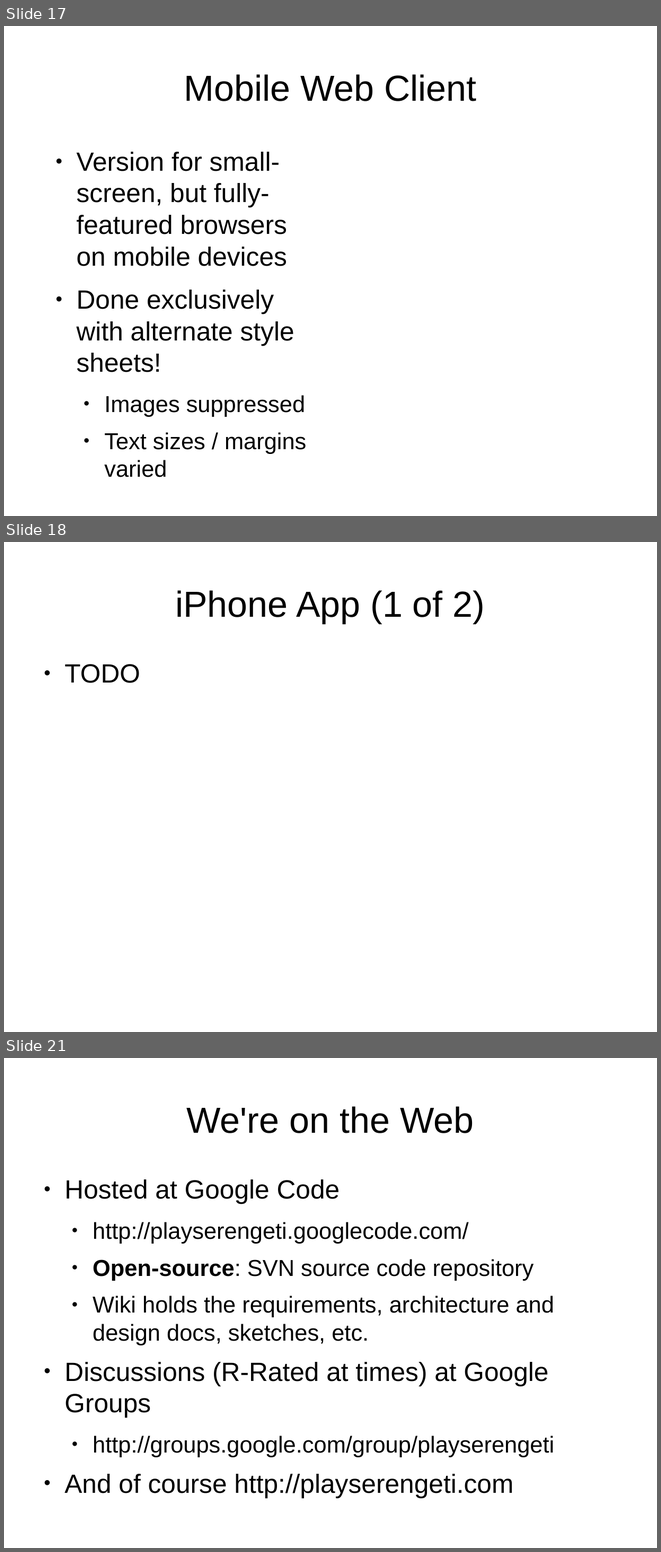
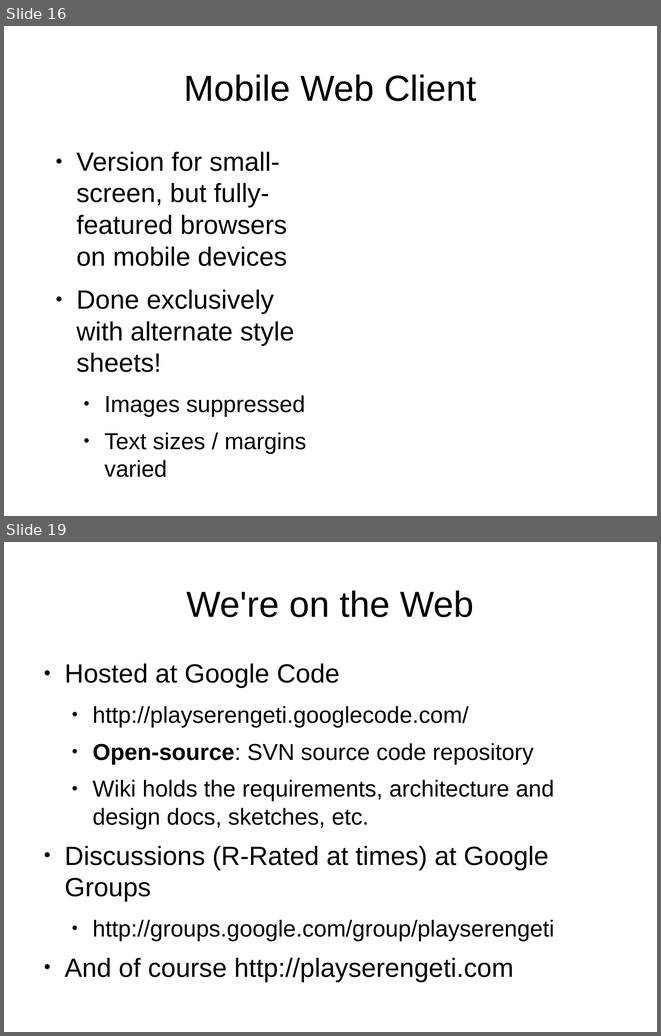
Before and after one commit to lmucs/playserengeti, a slide deck: serengeti/src/site/serengeti.odp. Shown one above the other, each under a label of ours: slides 17, 18 and 21 before the commit, slides 16 and 19 after it; the slides between them are not shown. The pictures are 661x1552 and 661x1036 pixels, drawn with LibreOffice and Linux fonts; fonts in the diff are those of the drawing. Boxes give left, top, right and bottom in pixels: in the first picture for what was removed or moved away, otherwise in the second. Text is boxed around its words. In the diff, an @@ line names an element or a change of style, - is before the commit and + after.

```diff
--- a/serengeti/src/site/serengeti.odp
+++ b/serengeti/src/site/serengeti.odp
@@ slide 18 removed at (4,542,657,1032), background #FFFFFF @@
@@ title removed at (175,590,485,623) @@
-iPhone App (1 of 2)
@@ text removed at (64,664,140,683) @@
-● TODO
@@ what was slide 17 is now slide 16 @@
@@ what was slide 21 is now slide 19 @@
```
Also in this commit, not shown: 3 slides changed, 3 slides added, 4 other slides removed.
